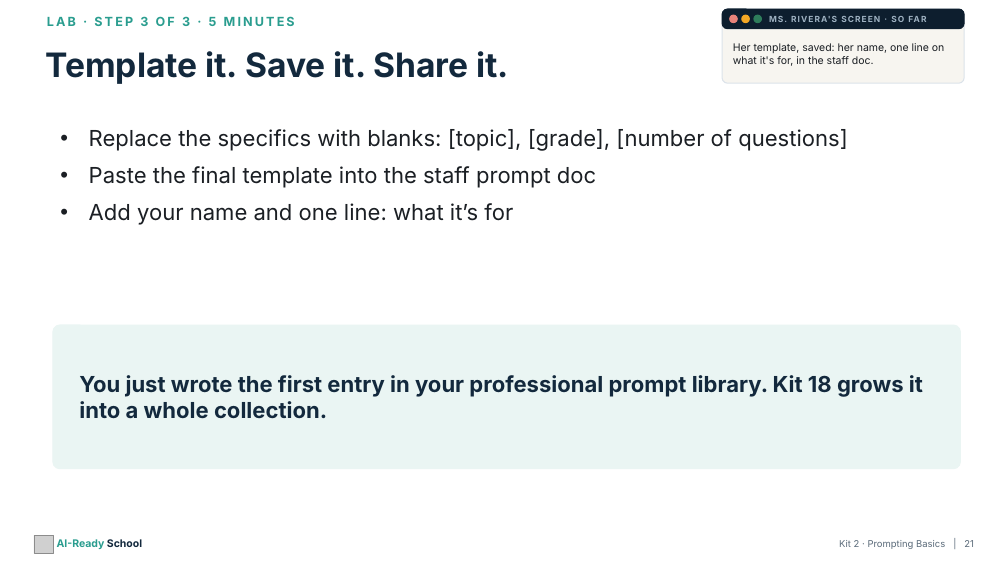
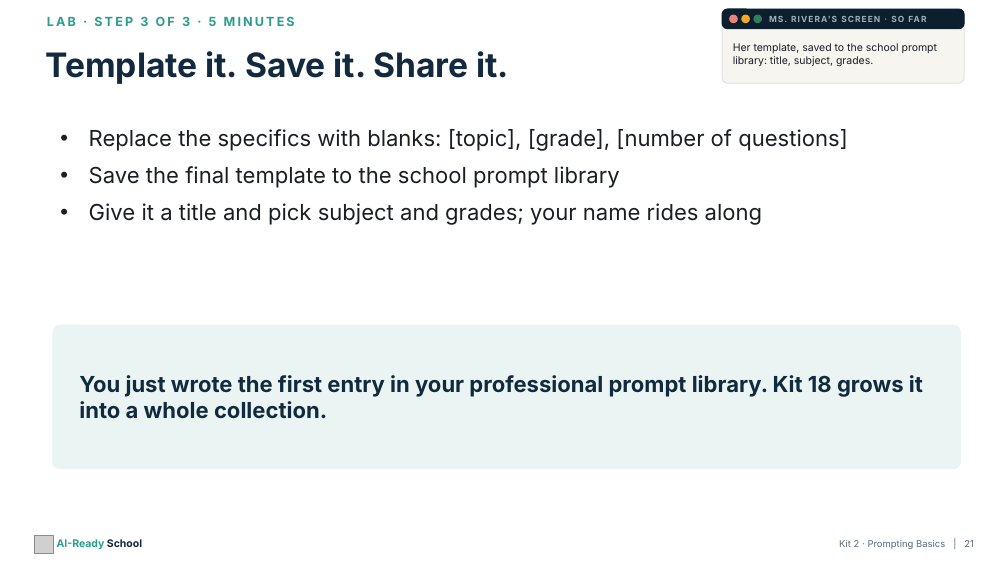
Before and after one commit to aspinozzi1/Ai-School-Ready, a slide deck: slide 21 of kits/kit02/Kit02_PresentationDeck.pptx. Drawn at 1008x567 pixels with LibreOffice and Linux fonts; fonts in the diff are those of the drawing; grey boxes stand for pictures. Boxes give left, top, right and bottom in pixels: in the first picture for what was removed or moved away, otherwise in the second. Text is boxed around its words. In the diff, an @@ line names an element or a change of style, - is before the commit and + after.

```diff
--- a/kits/kit02/Kit02_PresentationDeck.pptx
+++ b/kits/kit02/Kit02_PresentationDeck.pptx
@@ text at (733,43,937,67): text changed @@
-Her template, saved: her name, one line on what it's for, in the staff doc.
+Her template, saved to the school prompt library: title, subject, grades.
@@ text at (89,166,762,225): text changed @@
-• Paste the final template into the staff prompt doc
-• Add your name and one line: what it’s for
+• Save the final template to the school prompt library
+• Give it a title and pick subject and grades; your name rides along
```
Also in this commit, not shown: 4 other slides changed, 17 other files.
